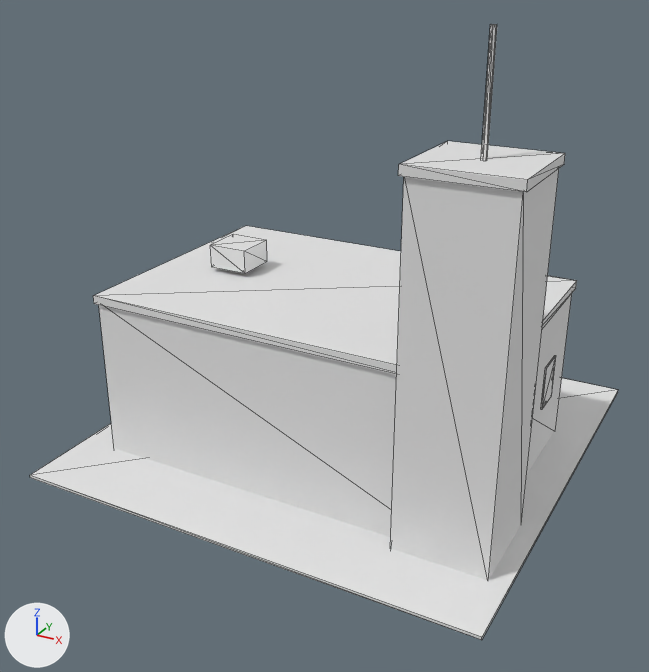
Two versions of the glTF model assets/models/fire_station_low.glb, one commit apart.
One viewpoint serves both versions: a 50 mm lens placed at (6.53, -12.82, 8.2), pointed at (-0.09, -0.78, 2.18). Arrows for +X, +Y and +Z are at lower left; the lights stay in place. The older version comes first. Mesh edges are drawn as thin lines. Where no turn or scale is listed for an object, it has been applied to the vertices. Vertices at exactly the same position are counted once.

The scene before the commit, as lines of its bpy script (objects in view):
```python
me_fire_station = bpy.data.meshes.new('Fire_station')
me_fire_station.from_pydata(...)  # 172 vertices, 260 faces; spans x -3.95..3.95, y -3.95..3.95, z 0.0..7.3
me_fire_station.materials.append(mat_unit)  # white #e7e7e7
ob_fire_station = bpy.data.objects.new('Fire_station', me_fire_station)
ob_fire_station.location = (0.0, 0.0, 0.0)
```
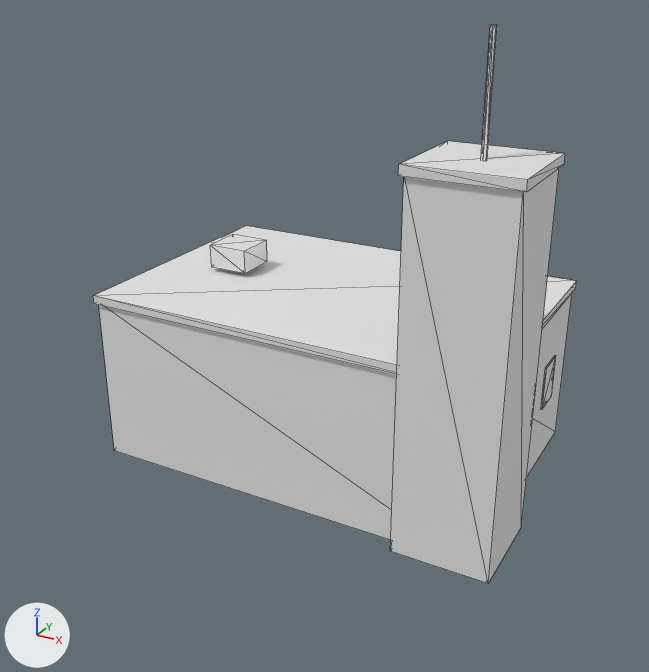
Edits to the bpy script that builds the scene:
```text
Change me_fire_station:
    used by ob_fire_station; location = (0.0, 0.0, 0.0)
    remove me_fire_station.from_pydata(...)  # 172 vertices, 260 faces; spans x -3.95..3.95, y -3.95..3.95, z 0.0..7.3
    add me_fire_station.from_pydata(...)  # 164 vertices, 248 faces; spans x -3.35..3.7, y -2.9..1.88, z 0.0..7.3
    me_fire_station part 1: the loose piece of 8 vertices spanning x -3.95..3.95, y -3.95..3.95, z 0.0..0.05 is deleted
```

Boxes (x1, y1, x2, y2) around the edits, measured in the pictures (649 x 672 px):
'Fire_station', reshaped (18% narrower, 9% shorter)
    before: (30, 24, 618, 640)
    after: (93, 24, 577, 583)
part 1 of me_fire_station, deleted
    before: (30, 378, 618, 640)
